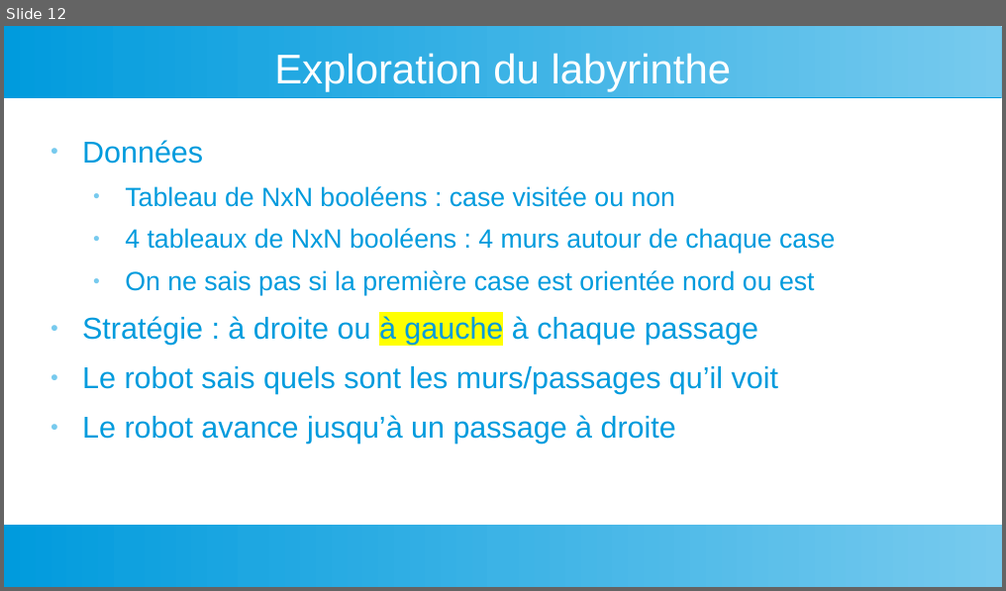
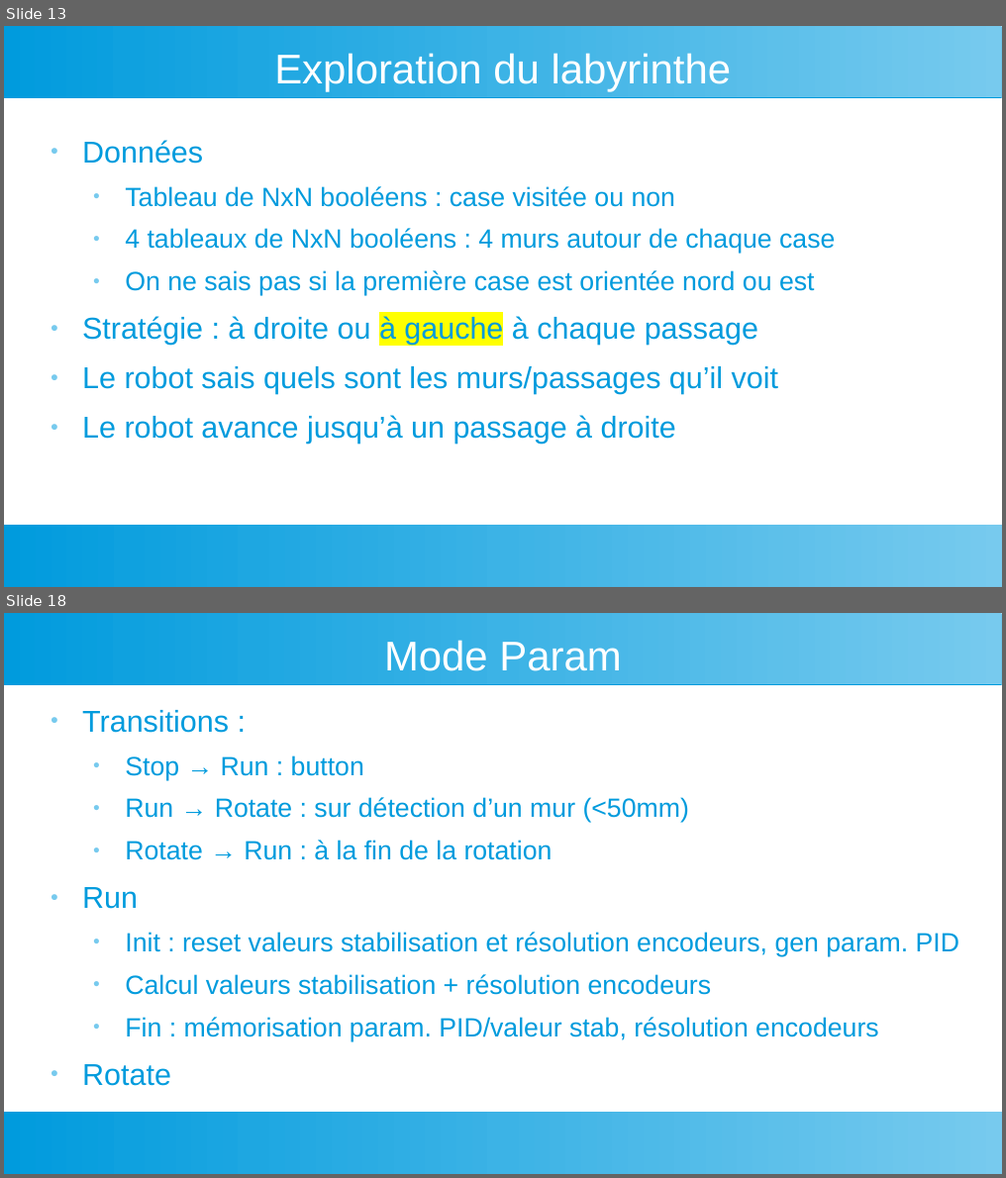
Before and after one commit to LaFabrickMassy/Projet-Fablab, a slide deck: Robotique/Micromouse/Micromouse.odp. Shown one above the other, each under a label of ours: slide 12 before the commit, slides 13 and 18 after it; the slides between them are not shown. The pictures are 1006x591 and 1006x1178 pixels, drawn with LibreOffice and Linux fonts; fonts in the diff are those of the drawing. Boxes give left, top, right and bottom in pixels: in the first picture for what was removed or moved away, otherwise in the second. Text is boxed around its words. In the diff, an @@ line names an element or a change of style, - is before the commit and + after.

```diff
--- a/Robotique/Micromouse/Micromouse.odp
+++ b/Robotique/Micromouse/Micromouse.odp
@@ slide 18 added at (4,613,1002,1174), background #FFFFFF; not listed: 2 template elements that a slide beside it also shows @@
@@ title added at (384,640,621,671), 33 pt, text #FFFFFF @@
+Mode Param
@@ text added at (82,710,959,1086), 21 pt, text #009BDD @@
+● Transitions :
+  ● Stop → Run : button
+  ● Run → Rotate : sur détection d’un mur (<50mm)
+  ● Rotate → Run : à la fin de la rotation
+● Run
+  ● Init : reset valeurs stabilisation et résolution encodeurs, gen param. PID
+  ● Calcul valeurs stabilisation + résolution encodeurs
+  ● Fin : mémorisation param. PID/valeur stab, résolution encodeurs
+● Rotate
@@ what was slide 12 is now slide 13 @@
```
Also in this commit, not shown: 5 other slides added.
